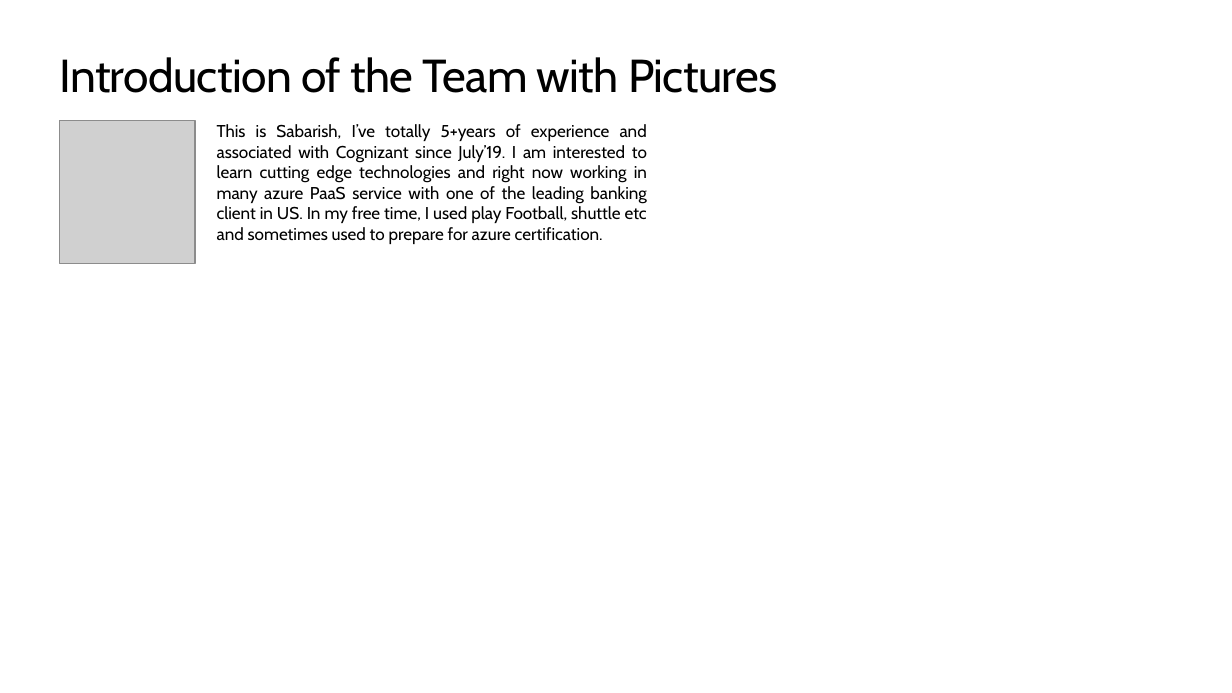
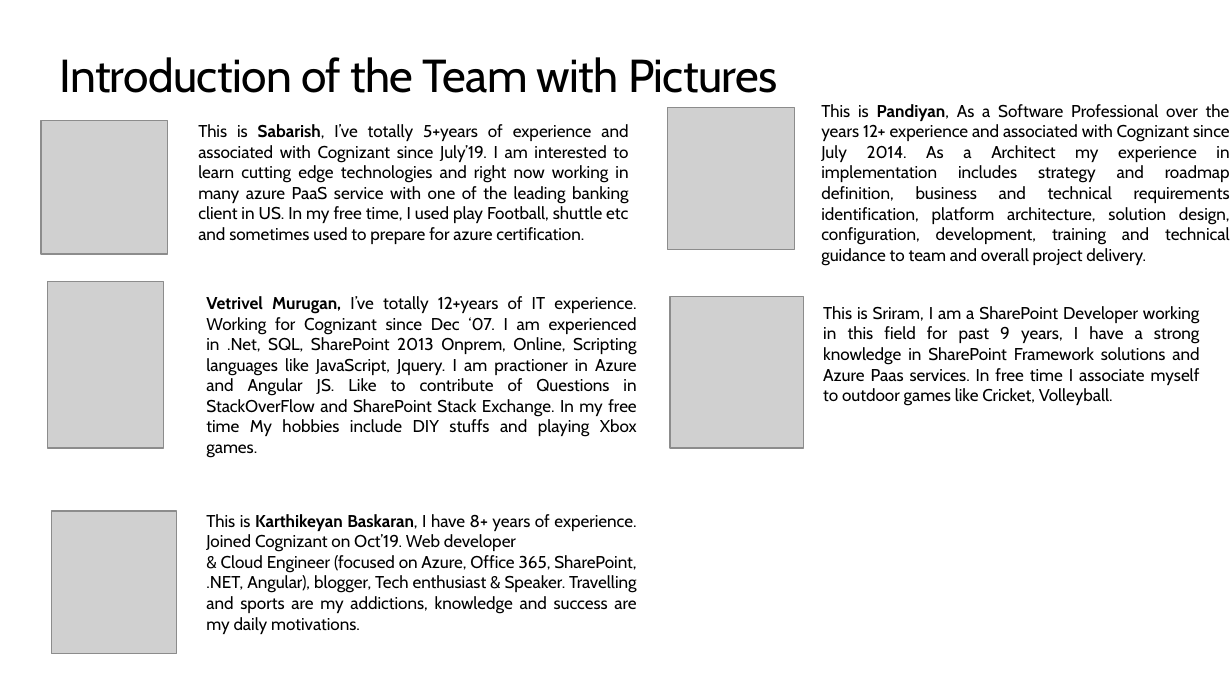
Before and after one commit to SABARISHV06/CaliberSearchService, a slide deck: slide 3 of Team Name_Caliber Presentation -Caliber 2020 Hack the Cloud finale presentation.pptx. Drawn at 1232x693 pixels with LibreOffice and Linux fonts; fonts in the diff are those of the drawing; grey boxes stand for pictures. Boxes give left, top, right and bottom in pixels: in the first picture for what was removed or moved away, otherwise in the second. Text is boxed around its words. In the diff, an @@ line names an element or a change of style, - is before the commit and + after.

```diff
--- a/Team Name_Caliber Presentation -Caliber 2020 Hack the Cloud finale presentation.pptx
+++ b/Team Name_Caliber Presentation -Caliber 2020 Hack the Cloud finale presentation.pptx
@@ picture added at <box>668,107,795,250</box> @@
@@ text added at <box>821,104,1230,266</box>, 10 pt, text #000000 @@
+This is Pandiyan, As a Software Professional over the years 12+ experience and associated with Cognizant since July 2014. As a Architect my experience in implementation includes strategy and roadmap definition, business and technical requirements identification, platform architecture, solution design, configuration, development, training and technical guidance to team and overall project delivery.
@@ picture: place and size @@
-picture at <box>59,121,195,264</box>
+picture at <box>41,121,168,254</box>
@@ text "This is Sabarish, I’ve totally ...": place and size @@
-text "This is Sabarish, I’ve totally ..." at <box>217,124,647,244</box>
+text "This is Sabarish, I’ve totally ..." at <box>198,124,628,244</box>
@@ text "This is Sabarish, I’ve totally ..." at <box>198,124,628,244</box>: bold on in "Sabarish," @@
@@ picture added at <box>48,282,164,448</box> @@
@@ text added at <box>206,296,637,458</box>, 10 pt, text #000000 @@
+Vetrivel Murugan, I’ve totally 12+years of IT experience. Working for Cognizant since Dec ‘07. I am experienced in .Net, SQL, SharePoint 2013 Onprem, Online, Scripting languages like JavaScript, Jquery. I am practioner in Azure and Angular JS. Like to contribute of Questions in StackOverFlow and SharePoint Stack Exchange. In my free time My hobbies include DIY stuffs and playing Xbox games.
@@ picture added at <box>670,296,803,447</box> @@
@@ text added at <box>823,306,1200,406</box>, 10 pt, text #000000 @@
+This is Sriram, I am a SharePoint Developer working in this field for past 9 years, I have a strong knowledge in SharePoint Framework solutions and Azure Paas services. In free time I associate myself to outdoor games like Cricket, Volleyball.
@@ picture added at <box>52,511,177,654</box> @@
@@ text added at <box>206,514,637,634</box>, 10 pt, text #000000 @@
+This is Karthikeyan Baskaran, I have 8+ years of experience. Joined Cognizant on Oct’19. Web developer
+& Cloud Engineer (focused on Azure, Office 365, SharePoint, .NET, Angular), blogger, Tech enthusiast & Speaker. Travelling and sports are my addictions, knowledge and success are my daily motivations.
```
Also in this commit, not shown: 8 other slides changed, 7 slides added, 5 slides removed.
